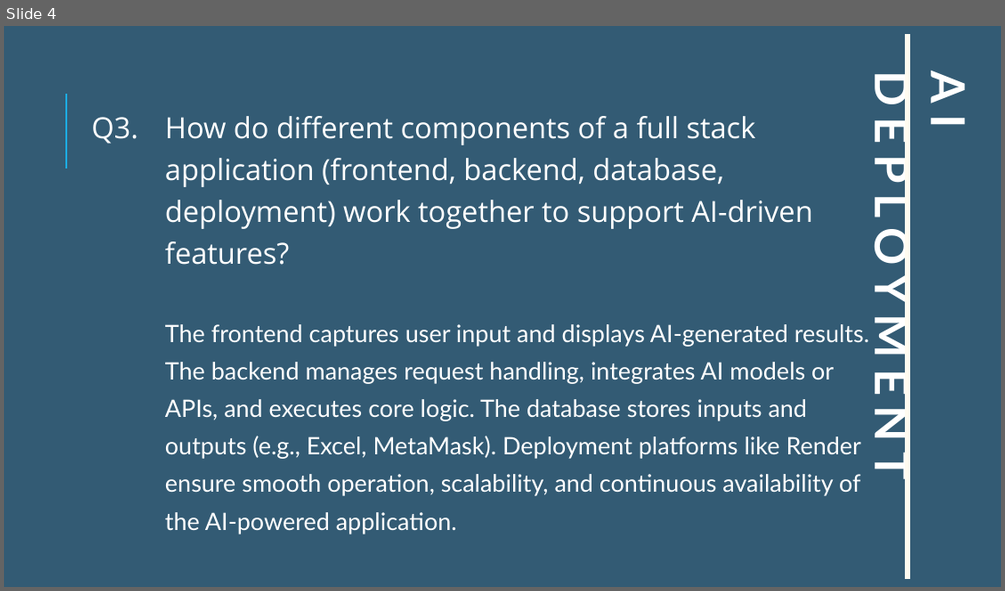
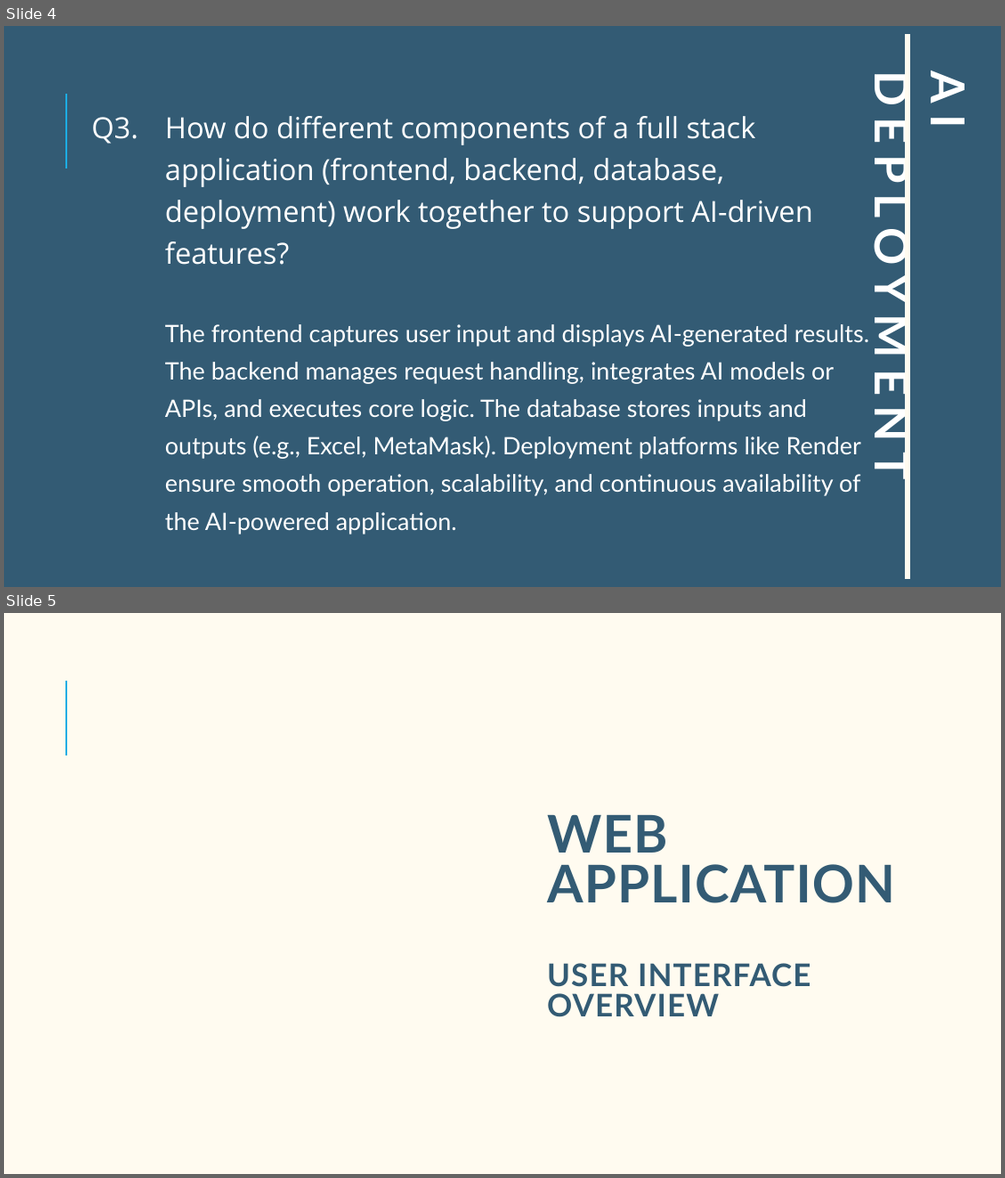
Before and after one commit to ileenluu/dsai_mod5_6_cohort1_PT, a slide deck: Submission - AI Deployment.pptx. Shown one above the other, each under a label of ours: slide 4 before the commit, slides 4 and 5 after it. The pictures are 1005x591 and 1005x1178 pixels, drawn with LibreOffice and Linux fonts; fonts in the diff are those of the drawing; background and template pictures are left out. Boxes give left, top, right and bottom in pixels: in the first picture for what was removed or moved away, otherwise in the second. Text is boxed around its words. In the diff, an @@ line names an element or a change of style, - is before the commit and + after.

```diff
--- a/Submission - AI Deployment.pptx
+++ b/Submission - AI Deployment.pptx
@@ slide 5 added at <box>4,613,1001,1174</box>, background #FFFBF0; not listed: 1 template element that a slide beside it also shows @@
@@ title added at <box>547,815,895,1017</box>, 30 pt, text #335B74, bold @@
+WEB APPLICATION
+USER INTERFACE OVERVIEW
```
Also in this commit, not shown: 6 other slides added.
